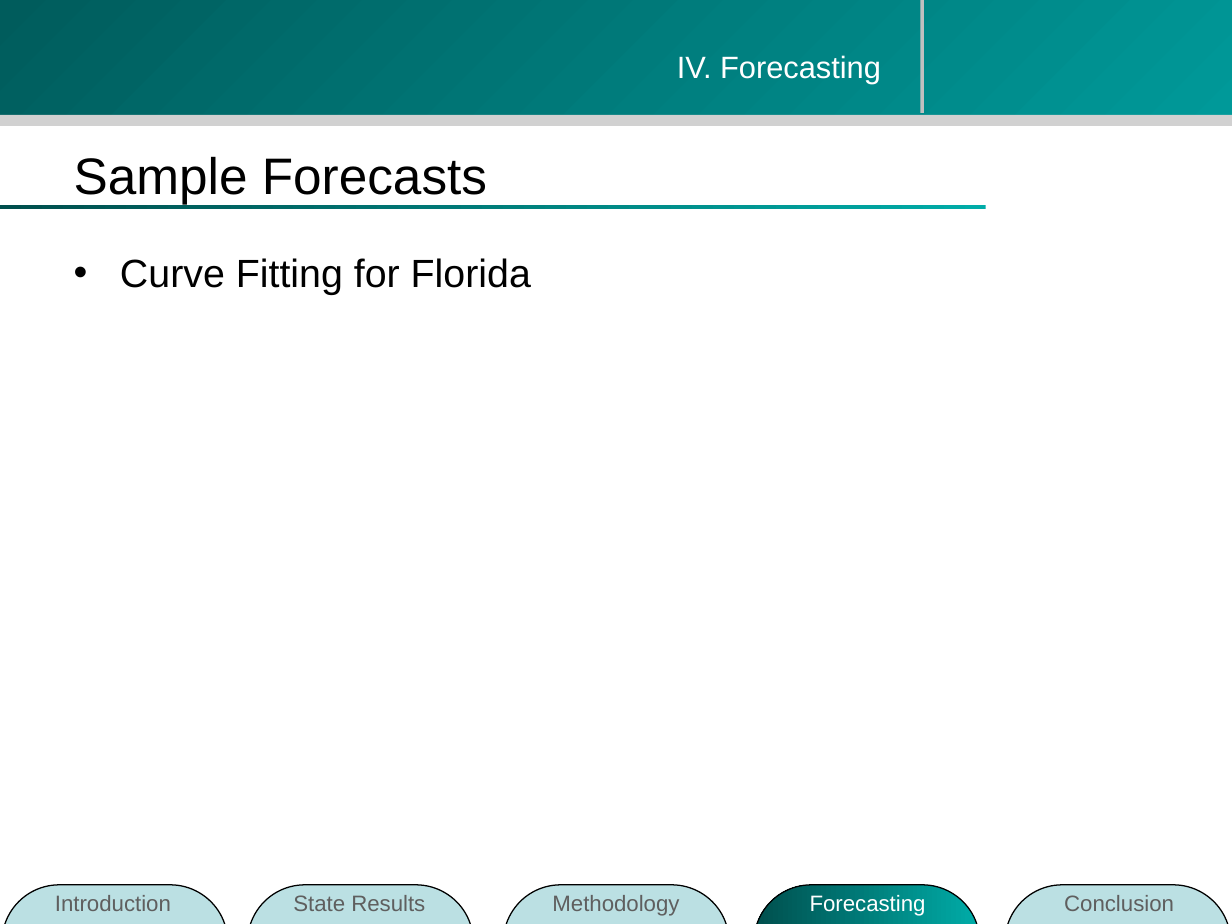
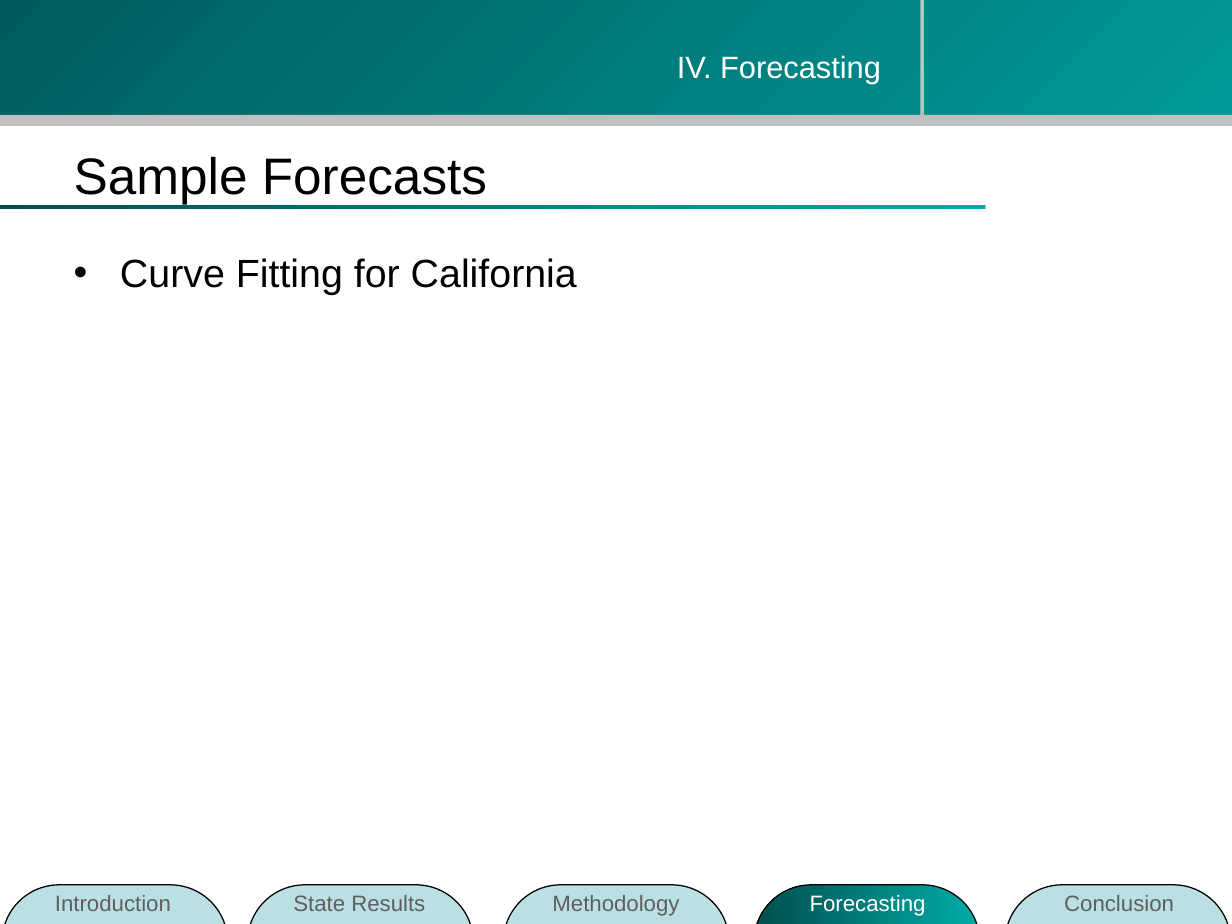
Before and after one commit to zhouzhenghui/svnrepository, a slide deck: slide 35 of SVNRepository/Presentation/M.Eng Final Presentation-take2.ppt. Drawn at 1232x924 pixels with LibreOffice and Linux fonts; fonts in the diff are those of the drawing; background and template pictures are left out. Boxes give left, top, right and bottom in pixels: in the first picture for what was removed or moved away, otherwise in the second. Text is boxed around its words. In the diff, an @@ line names an element or a change of style, - is before the commit and + after.

```diff
--- a/SVNRepository/Presentation/M.Eng Final Presentation-take2.ppt
+++ b/SVNRepository/Presentation/M.Eng Final Presentation-take2.ppt
@@ line moved from (922, 0) - (922, 113) to (922, 0) - (922, 123) @@
@@ rectangle at (0, 115, 1232, 126): fill #D1D1D1 to #C0C0C0 @@
@@ text at (120, 258, 577, 295): text changed @@
-• Curve Fitting for Florida
+• Curve Fitting for California
```
Also in this commit, not shown: 36 other slides changed, 2 slides added, 2 slides removed.
